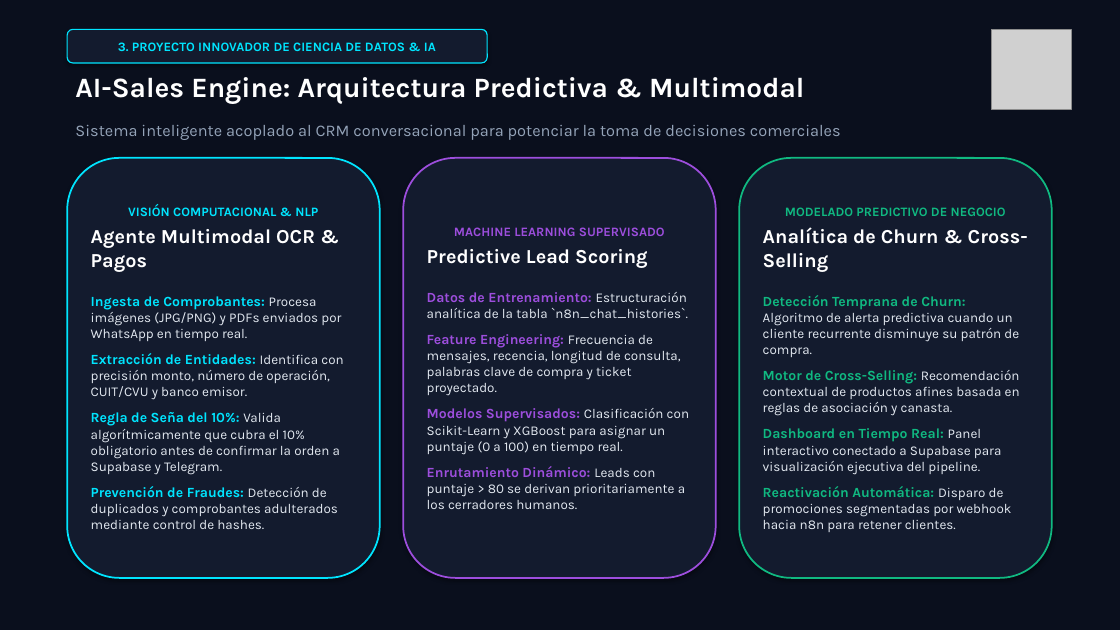
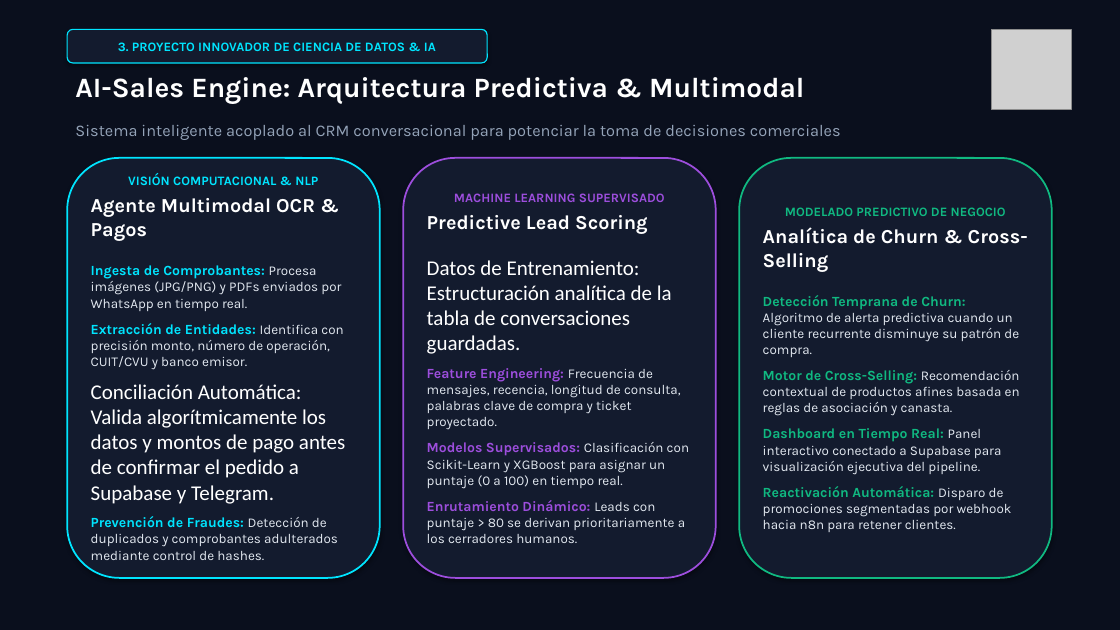
Before and after one commit to Nikovaz/tpi-crocscale-ia-presentacion, a slide deck: slide 4 of presentacion_crocscale_ia.pptx. Drawn at 1120x630 pixels with LibreOffice and Linux fonts; fonts in the diff are those of the drawing; grey boxes stand for pictures. Boxes give left, top, right and bottom in pixels: in the first picture for what was removed or moved away, otherwise in the second. Text is boxed around its words. In the diff, an @@ line names an element or a change of style, - is before the commit and + after.

Commit message:
fix: ajustar textos de propuesta, confirmacion de pedidos, tablas de datos y roadmap

```diff
--- a/presentacion_crocscale_ia.pptx
+++ b/presentacion_crocscale_ia.pptx
@@ text in rounded rectangle at (x1=427, y1=260, x2=672, y2=354): text changed; size 11.5 to 18 pt; font Karla to Calibri; text colour #E2E8F0 to #FFFFFF @@
-Datos de Entrenamiento: Estructuración analítica de la tabla `n8n_chat_histories`.
+Datos de Entrenamiento: Estructuración analítica de la tabla de conversaciones guardadas.
@@ text in rounded rectangle at (x1=91, y1=384, x2=345, y2=504): text changed; size 11.5 to 18 pt; font Karla to Calibri; text colour #E2E8F0 to #FFFFFF @@
-Regla de Seña del 10%: Valida algorítmicamente que cubra el 10% obligatorio antes de confirmar la orden a Supabase y Telegram.
+Conciliación Automática: Valida algorítmicamente los datos y montos de pago antes de confirmar el pedido a Supabase y Telegram.
```
Also in this commit, not shown: 4 other slides changed, 3 other files.
